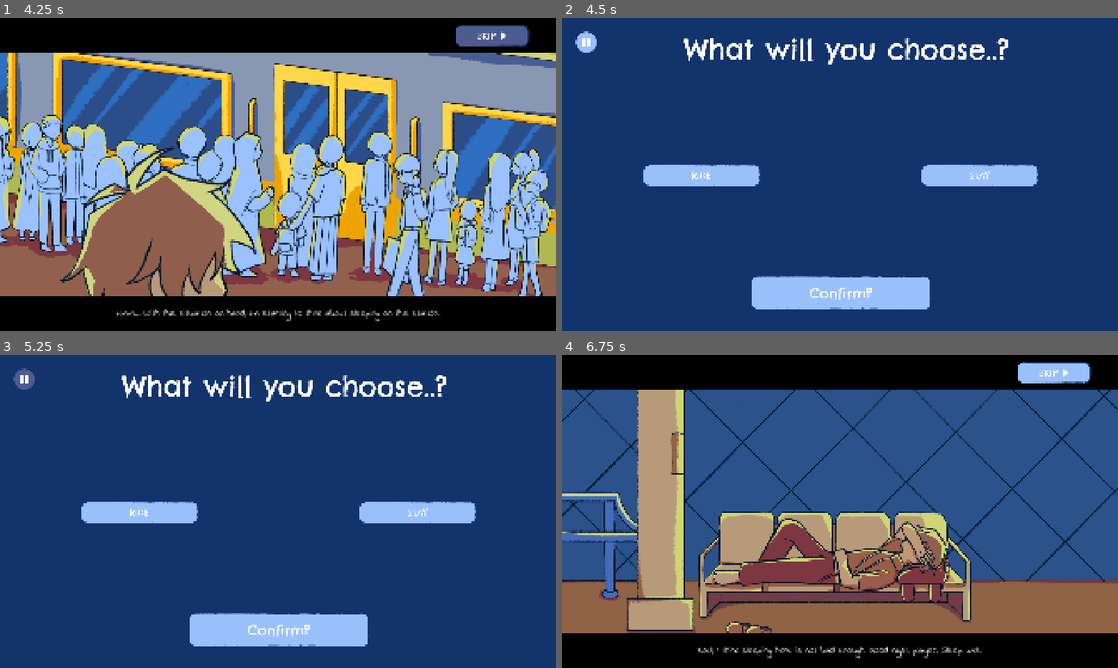
Above: before the commit, frames 1-4 (two rows, left to right).
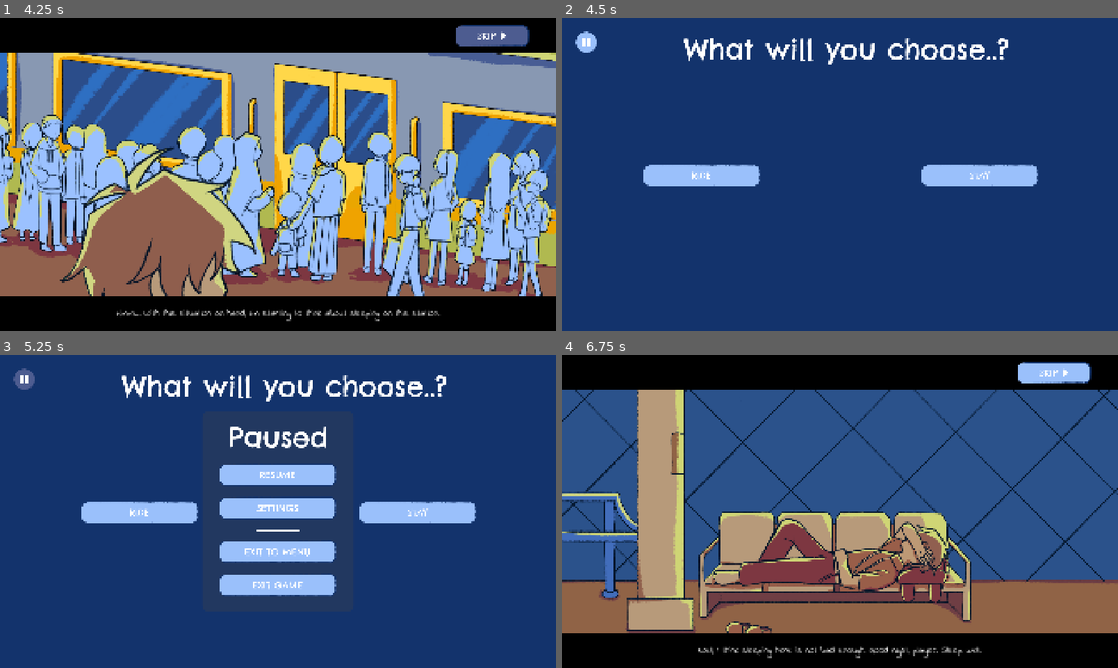
Above: after the commit, the same moments.

Repository: FarCeng/Crush-Hour
Game: Godot game, scene res://scene/mainmenu.tscn
Same seed, same stepped clock (60 frames per second), same inputs: the game is played once before the commit and once after it.
Inputs (mouse positions are in pixels of both pictures, inside the frame that each line leads up to):
- Up to frame 1 (4.25 s): click (83, 299) at 0.5 s; click (494, 36) at 1.25 s; click (494, 36) at 2 s; click (494, 36) at 2.75 s; tap Enter at 3.5 s
- Up to frame 2 (4.5 s): tap Space at 4.25 s
- Up to frame 3 (5.25 s): click (22, 380) at 5 s
- Up to frame 4 (6.75 s): click (840, 473) at 5.77 s; click (979, 511) at 6.5 s

Frame 1 is identical in both runs. In frame 2, 3.3% of the frame differs, in the area x 34-67%, y 82-94%; in frame 3, 9.3%, in the area x 34-67%, y 22-94%; in frame 4, nothing differs.

Commit message:
feat: menambah scene game over

Diff:
--- a/scene/credits.tscn
+++ b/scene/credits.tscn
@@ -140,60 +140,60 @@
 layout_mode = 2
 theme_override_fonts/font = ExtResource("5_tphso")
 theme_override_font_sizes/font_size = 27
-text = "Daffa Hafrin Avicena Al Azizi"
+text = "054-Daffa Hafrin Avicena Al Azizi"
 
 [node name="Label2" type="Label" parent="Panel/HBoxContainer/VBoxContainer2"]
 layout_mode = 2
 theme_override_fonts/font = ExtResource("5_tphso")
 theme_override_font_sizes/font_size = 27
-text = "Evelyn Olivia Manurung"
+text = "065-Evelyn Olivia Manurung"
 
 [node name="Label3" type="Label" parent="Panel/HBoxContainer/VBoxContainer2"]
 layout_mode = 2
 theme_override_fonts/font = ExtResource("5_tphso")
 theme_override_font_sizes/font_size = 27
-text = "Fathia Yasmin Syafitri"
+text = "075-Fathia Yasmin Syafitri"
 
 [node name="Label4" type="Label" parent="Panel/HBoxContainer/VBoxContainer2"]
 layout_mode = 2
 theme_override_fonts/font = ExtResource("5_tphso")
 theme_override_font_sizes/font_size = 27
-text = "Felicia Barbara Nadine Putri Utami"
+text = "080-Felicia Barbara Nadine Putri Utami"
 
 [node name="Label5" type="Label" parent="Panel/HBoxContainer/VBoxContainer2"]
 layout_mode = 2
 theme_override_fonts/font = ExtResource("5_tphso")
 theme_override_font_sizes/font_size = 27
-text = "Miska Haidar Rasyid"
+text = "130-Miska Haidar Rasyid"
 
 [node name="Label6" type="Label" parent="Panel/HBoxContainer/VBoxContainer2"]
 layout_mode = 2
 theme_override_fonts/font = ExtResource("5_tphso")
 theme_override_font_sizes/font_size = 27
-text = "Amogha Chaka Pramudita"
+text = "302-Amogha Chaka Pramudita"
 
 [node name="Label7" type="Label" parent="Panel/HBoxContainer/VBoxContainer2"]
 layout_mode = 2
 theme_override_fonts/font = ExtResource("5_tphso")
 theme_override_font_sizes/font_size = 27
-text = "Uways Abdul Hamid"
+text = "311-Uways Abdul Hamid"
 
 [node name="Label8" type="Label" parent="Panel/HBoxContainer/VBoxContainer2"]
 layout_mode = 2
 theme_override_fonts/font = ExtResource("5_tphso")
 theme_override_font_sizes/font_size = 27
-text = "Naura Rahmani Azizah"
+text = "322-Naura Rahmani Azizah"
 
 [node name="Label9" type="Label" parent="Panel/HBoxContainer/VBoxContainer2"]
 layout_mode = 2
 theme_override_fonts/font = ExtResource("5_tphso")
 theme_override_font_sizes/font_size = 27
-text = "Muhammad Faiz Ramadhan"
+text = "326-Muhammad Faiz Ramadhan"
 
 [node name="Label10" type="Label" parent="Panel/HBoxContainer/VBoxContainer2"]
 layout_mode = 2
 theme_override_fonts/font = ExtResource("5_tphso")
 theme_override_font_sizes/font_size = 27
-text = "Farrel Aryaputra Andanu"
+text = "328-Farrel Aryaputra Andanu"
 
 [connection signal="pressed" from="Panel/Skip" to="." method="_on_skip_pressed"]
--- /dev/null
+++ b/scene/game_over.tscn
@@ -0,0 +1,80 @@
+[gd_scene load_steps=11 format=3 uid="uid://cg3gi6e6brq1i"]
+
+[ext_resource type="Texture2D" uid="uid://clgmo2vvbwbtw" path="res://assets/Image/Rectangle 5.png" id="1_0sgxn"]
+[ext_resource type="Texture2D" uid="uid://d2r6q13mvsiar" path="res://assets/Image/Victory.png" id="2_p3ufs"]
+[ext_resource type="Texture2D" uid="uid://dw58qscf0cggr" path="res://assets/Image/Rectangle 6.png" id="3_0wuup"]
+[ext_resource type="Texture2D" uid="uid://cre6mvq110qe1" path="res://assets/Image/Defeat.png" id="4_nhro7"]
+[ext_resource type="Texture2D" uid="uid://cy0mjeo1eyrsy" path="res://assets/Image/Button/Skip.png" id="5_qbgy4"]
+[ext_resource type="Texture2D" uid="uid://67ueo3oah14s" path="res://assets/Image/Button/Skip_Press.png" id="6_jy3q7"]
+
+[sub_resource type="StyleBoxTexture" id="StyleBoxTexture_46orx"]
+texture = ExtResource("1_0sgxn")
+axis_stretch_horizontal = 1
+axis_stretch_vertical = 1
+
+[sub_resource type="StyleBoxTexture" id="StyleBoxTexture_km567"]
+texture = ExtResource("2_p3ufs")
+axis_stretch_horizontal = 1
+axis_stretch_vertical = 1
+
+[sub_resource type="StyleBoxTexture" id="StyleBoxTexture_oytb5"]
+texture = ExtResource("3_0wuup")
+
+[sub_resource type="StyleBoxTexture" id="StyleBoxTexture_ej4y8"]
+texture = ExtResource("4_nhro7")
+axis_stretch_horizontal = 1
+axis_stretch_vertical = 1
+
+[node name="GameOver" type="Control"]
+layout_mode = 3
+anchors_preset = 15
+anchor_right = 1.0
+anchor_bottom = 1.0
+grow_horizontal = 2
+grow_vertical = 2
+
+[node name="Victory" type="Panel" parent="."]
+layout_mode = 1
+anchors_preset = 15
+anchor_right = 1.0
+anchor_bottom = 1.0
+offset_top = 700.0
+offset_bottom = -260.0
+grow_horizontal = 2
+grow_vertical = 2
+theme_override_styles/panel = SubResource("StyleBoxTexture_46orx")
+
+[node name="Panel2" type="Panel" parent="Victory"]
+layout_mode = 0
+offset_left = 324.0
+offset_top = -54.0
+offset_right = 953.0
+offset_bottom = 120.0
+theme_override_styles/panel = SubResource("StyleBoxTexture_km567")
+
+[node name="Defeat" type="Panel" parent="."]
+layout_mode = 0
+offset_left = 5.0
+offset_top = 700.0
+offset_right = 1902.0
+offset_bottom = 820.0
+theme_override_styles/panel = SubResource("StyleBoxTexture_oytb5")
+
+[node name="Panel" type="Panel" parent="Defeat"]
+layout_mode = 0
+offset_left = 324.0
+offset_top = -54.0
+offset_right = 910.0
+offset_bottom = 94.0
+theme_override_styles/panel = SubResource("StyleBoxTexture_ej4y8")
+
+[node name="Skip" type="TextureButton" parent="."]
+layout_mode = 0
+offset_left = 1616.0
+offset_top = 961.0
+offset_right = 1868.0
+offset_bottom = 1037.0
+texture_normal = ExtResource("5_qbgy4")
+texture_pressed = ExtResource("6_jy3q7")
+texture_hover = ExtResource("6_jy3q7")
+stretch_mode = 5
--- a/scene/pause.tscn
+++ b/scene/pause.tscn
@@ -32,6 +32,7 @@
 thickness = 6
 
 [node name="Pause" type="Control"]
+process_mode = 3
 layout_mode = 3
 anchors_preset = 15
 anchor_right = 1.0
--- a/scene/selection.tscn
+++ b/scene/selection.tscn
@@ -6,10 +6,11 @@
 [ext_resource type="Texture2D" uid="uid://bri6t51ldeb12" path="res://assets/Image/Button/Pause Button_Press.png" id="3_ypmpp"]
 [ext_resource type="Texture2D" uid="uid://cfdb5cxlx17wv" path="res://assets/Image/Button/Stay.png" id="4_fqjyq"]
 [ext_resource type="Texture2D" uid="uid://c812pwprnduv8" path="res://assets/Image/Button/Stay_Press.png" id="5_tt41y"]
+[ext_resource type="AudioStream" uid="uid://dayurc0rtbci" path="res://assets/Music/button.wav" id="5_ypmpp"]
 [ext_resource type="Texture2D" uid="uid://bo1jr5tk4nwpt" path="res://assets/Image/Button/Ride.png" id="6_o6kk6"]
 [ext_resource type="Texture2D" uid="uid://ksoamii34sf8" path="res://assets/Image/Button/Ride_Press.png" id="7_vcjss"]
-[ext_resource type="Texture2D" uid="uid://ccggl4f4sn8jo" path="res://assets/Image/Button/Confirm..png" id="8_50bvi"]
-[ext_resource type="Texture2D" uid="uid://r0ddp141atnf" path="res://assets/Image/Button/Confirm._Press.png" id="9_ksgvt"]
+[ext_resource type="PackedScene" uid="uid://i5airf04p1ds" path="res://scene/pause.tscn" id="9_tfk4v"]
+[ext_resource type="PackedScene" uid="uid://fcioie8tx1xo" path="res://scene/Settings.tscn" id="10_ypmpp"]
 
 [sub_resource type="StyleBoxFlat" id="StyleBoxFlat_x4emx"]
 bg_color = Color(0.07450981, 0.2, 0.42352942, 1)
@@ -55,6 +56,10 @@
 texture_pressed = ExtResource("3_ypmpp")
 texture_hover = ExtResource("3_ypmpp")
 
+[node name="button" type="AudioStreamPlayer2D" parent="Panel/Pause"]
+stream = ExtResource("5_ypmpp")
+bus = &"SFX"
+
 [node name="Stay" type="TextureButton" parent="Panel"]
 layout_mode = 0
 offset_left = 1240.0
@@ -64,6 +69,10 @@
 texture_normal = ExtResource("4_fqjyq")
 texture_pressed = ExtResource("5_tt41y")
 texture_hover = ExtResource("5_tt41y")
+
+[node name="button" type="AudioStreamPlayer2D" parent="Panel/Stay"]
+stream = ExtResource("5_ypmpp")
+bus = &"SFX"
 
 [node name="Ride" type="TextureButton" parent="Panel"]
 layout_mode = 0
@@ -75,17 +84,18 @@
 texture_pressed = ExtResource("7_vcjss")
 texture_hover = ExtResource("7_vcjss")
 
-[node name="Confirm" type="TextureButton" parent="Panel"]
-layout_mode = 0
-offset_left = 650.0
-offset_top = 888.0
-offset_right = 1279.0
-offset_bottom = 1011.0
-texture_normal = ExtResource("8_50bvi")
-texture_pressed = ExtResource("9_ksgvt")
-texture_hover = ExtResource("9_ksgvt")
+[node name="button" type="AudioStreamPlayer2D" parent="Panel/Ride"]
+stream = ExtResource("5_ypmpp")
+bus = &"SFX"
+
+[node name="Pause2" parent="." instance=ExtResource("9_tfk4v")]
+visible = false
+layout_mode = 1
+
+[node name="Setting2" parent="Pause2" instance=ExtResource("10_ypmpp")]
+visible = false
+layout_mode = 1
 
 [connection signal="pressed" from="Panel/Pause" to="." method="_on_pause_pressed"]
 [connection signal="pressed" from="Panel/Stay" to="." method="_on_stay_pressed"]
 [connection signal="pressed" from="Panel/Ride" to="." method="_on_ride_pressed"]
-[connection signal="pressed" from="Panel/Confirm" to="." method="_on_confirm_pressed"]
--- a/script/pause.gd
+++ b/script/pause.gd
@@ -10,11 +10,13 @@
 
 # Called when the node enters the scene tree for the first time.
 func _ready() -> void:
-	pass
+	pause.visible = false
 
 
 func _on_resume_pressed() -> void:
 	button.play()
+	pause.visible = false
+	get_tree().paused = false
 
 
 func _on_settings_pressed() -> void:
--- a/script/selection.gd
+++ b/script/selection.gd
@@ -1,16 +1,25 @@
 extends Control
 
+@onready var pause_2: Control = $Pause2
+@onready var setting_2: Control = $Pause2/Setting2
+@onready var stay: TextureButton = $Panel/Stay
+@onready var ride: TextureButton = $Panel/Ride
+@onready var button: AudioStreamPlayer2D = $Panel/Pause/button
 
 
 func _on_pause_pressed() -> void:
-	pass # Replace with function body.
+	button.play()
+	pause_2.visible = true
+	get_tree().paused = true
 
 
 func _on_stay_pressed() -> void:
+	button.play()
 	get_tree().change_scene_to_file("res://scene/sleep.tscn")
 
 
 func _on_ride_pressed() -> void:
+	button.play()
 	get_tree().change_scene_to_file("res://scene/home.tscn")
 
 
Binary file added: assets/Image/Defeat.png
Not shown, added: assets/Image/Defeat.png.import
Binary file added: assets/Image/Rectangle 5.png
Not shown, added: assets/Image/Rectangle 5.png.import
Binary file added: assets/Image/Rectangle 6.png
Not shown, added: assets/Image/Rectangle 6.png.import
Binary file added: assets/Image/Victory.png
Not shown, added: assets/Image/Victory.png.import
Not shown: 1 places in scene/selection.tscn that only renumber resources
Not shown, added: assets/Image/Crush Hour (1).zip
Not shown, added: assets/Image/Crush Hour (2).zip
Not shown, added: assets/Image/Crush Hour (3).zip
(and 2 more such lines)
